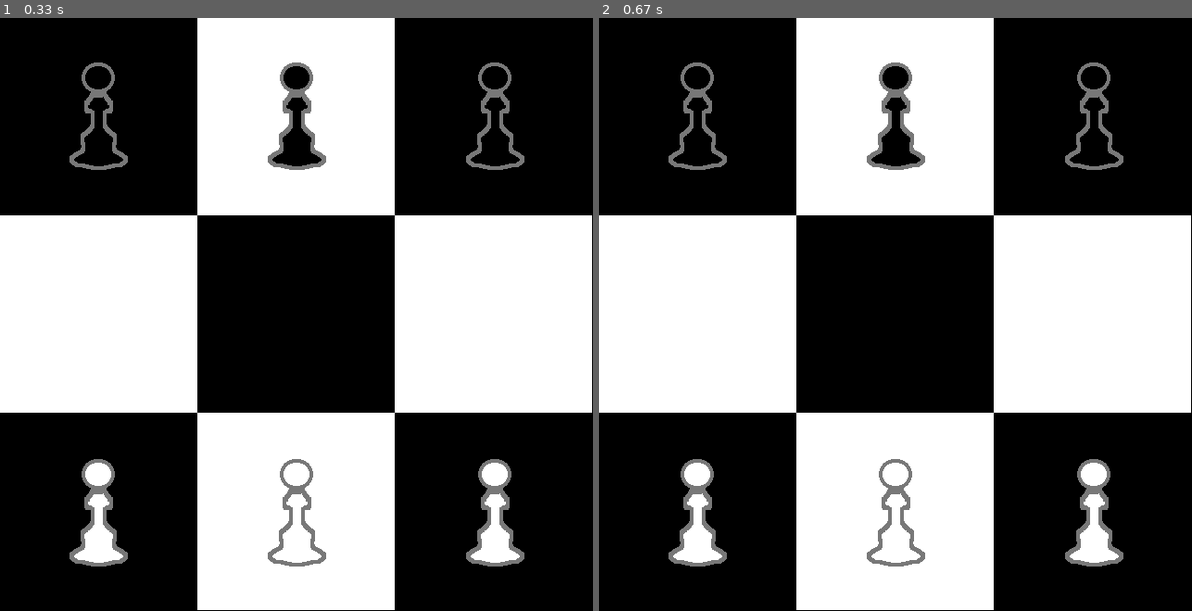
Above: before the commit, frames 1-2 (left to right).
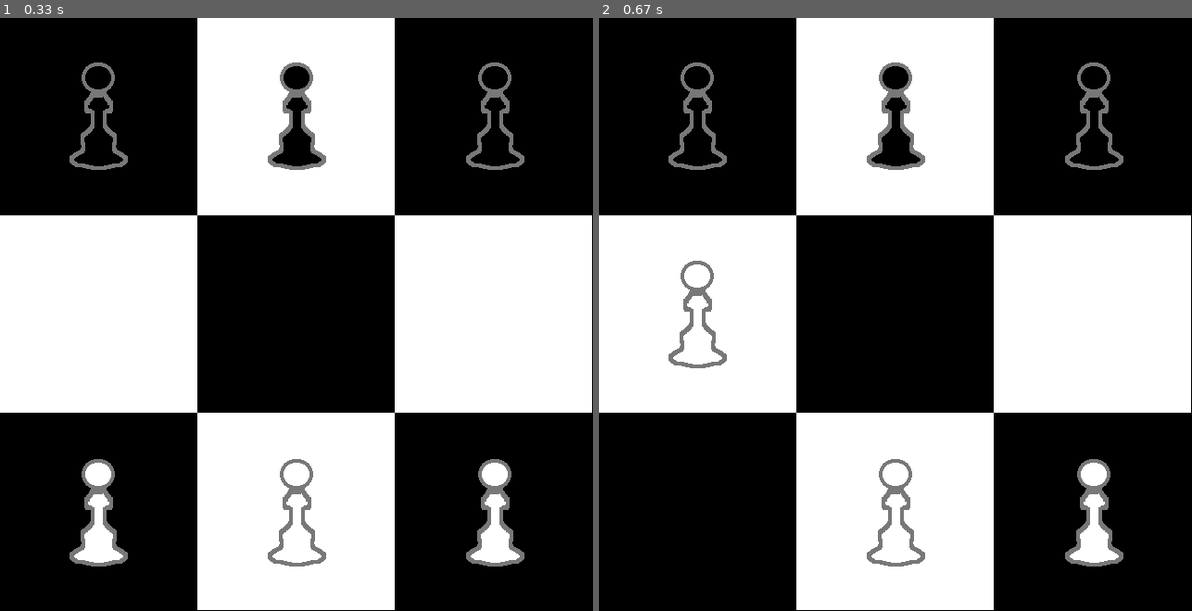
Above: after the commit, the same moments.

Repository: bryan-souza/HexaPawn
Game: pygame game, started from main.py
Two runs of this game, one before a commit and one after it. Both use one fixed random seed, a clock stepped at 60 frames per second and the inputs below.
Inputs:
- Up to frame 1 (0.33 s): no input
- Up to frame 2 (0.67 s): tap Space at 0.33 s

Frame 1 is identical in both runs. In frame 2, 1.3% of the frame differs, in the area x 11-22%, y 40-93%.

Commit message:
Added validators

Diff:
--- a/main.py
+++ b/main.py
@@ -1,4 +1,5 @@
 from objects import Pawn
+from validators import Validator
 import pygame
 import os
 
@@ -28,17 +29,29 @@
     # Create a group to store all pawns in the game
     pawns = []
 
-    # X and Y axis positions
-    x_axis = [0, 214, 428]
-    y_axis = [0, 214, 428]
+    # Please optimize this cringy pawn generator
+    pawns.append( Pawn("black", "a3"))
+    pawns.append( Pawn("black", "b3"))
+    pawns.append( Pawn("black", "c3"))
+    pawns.append( Pawn("white", "a1"))
+    pawns.append( Pawn("white", "b1"))
+    pawns.append( Pawn("white", "c1"))
 
-    # Please optimize this cringy pawn generator
-    pawns.append( Pawn("B1", "black", ( x_axis[0], y_axis[0] )) )
-    pawns.append( Pawn("B2", "black", ( x_axis[1], y_axis[0] )) )
-    pawns.append( Pawn("B3", "black", ( x_axis[2], y_axis[0] )) )
-    pawns.append( Pawn("W1", "white", ( x_axis[0], y_axis[2] )) )
-    pawns.append( Pawn("W2", "white", ( x_axis[1], y_axis[2] )) )
-    pawns.append( Pawn("W3", "white", ( x_axis[2], y_axis[2] )) )
+    # Instantiate a validator object
+    judge = Validator(pawns)
+
+    # DEBUG SESSION
+
+    move_cntr = 0
+
+    # List of movements to test the validator
+    # Whites Move, Blacks Move
+    session = [
+        'a2', 'bxa2',
+        'b2', 'a1',
+    ]
+
+    # END DEBUG SESSION
 
     # SETUP SECTION END
     while running: # Main loop
@@ -51,19 +64,23 @@
             if (event.type == pygame.QUIT):
                 running = False # Change the running state of the game
 
-            if (event.type == pygame.KEYDOWN) and (event.key == pygame.K_w):
-                print("dbg")
-                pawns[0].capture("right")
+            if ( (event.type == pygame.KEYDOWN) and (event.key == pygame.K_SPACE) ):
+                if (move_cntr < len(session)):
+                    judge.check(session[move_cntr])
+                    move_cntr += 1
 
         # Show the board on screen
         screen.blit( board, (0, 0) )
 
         # Blit all pawns to the screen
         # Python generators are faster than for loops :D
-        [ screen.blit(pawn.image, ( pawn.x, pawn.y )) for pawn in pawns ]
+        [ screen.blit(pawn.image, ( pawn.x, pawn.y )) for pawn in judge.group ]
 
         # Update the game display
         pygame.display.flip()
 
+        # Check if anyone won
+        judge.victory_validator()
+
 if __name__ == "__main__":
     main()
--- a/objects.py
+++ b/objects.py
@@ -5,31 +5,25 @@
     Put some decent documentation on me you punk
     Note: all the move validators will be stored at the ai module
     """
-    def __init__(self, id, color, start_pos):
+    def __init__(self, color, start_pos):
         pygame.sprite.Sprite.__init__(self)
-        self.id = id
-        self.start_pos = start_pos
         self.color = color
         self.image = pygame.image.load( os.path.join("sprites", color + "Pawn.png") ).convert_alpha()
-        self.x = start_pos[0]
-        self.y = start_pos[1]
+        self.move_table = {
+            "a1": [0, 428],
+            "b1": [214, 428],
+            "c1": [428, 428],
+            "a2": [0, 214],
+            "b2": [214, 214],
+            "c2": [428, 214],
+            "a3": [0, 0],
+            "b3": [214, 0],
+            "c3": [428, 0],
+        }
+        self.x, self.y = self.move_table[start_pos]
+        self.id = start_pos
 
-    def move(self):
-        """
-        Moves the pawn one square foward
-        """
-        if (self.color == "white"):
-            self.y -= 214
-        else:
-            self.y += 214
-
-    def capture(self, direction):
-        """
-        Captures a pawn at the given direction
-        (Basically moves diagonally :D)
-        """
-        self.move()
-        if (direction == 'left'):
-            self.x -= 214
-        else:
-            self.x += 214
+    # Updates the current pawn id and its position
+    def update_id(self, new_id):
+        self.x, self.y = self.move_table[new_id]
+        self.id = new_id
--- a/validators.py
+++ b/validators.py
@@ -1,4 +1,5 @@
 import pygame
+from objects import Pawn
 
 class Validator:
     """
@@ -9,46 +10,219 @@
     def __init__(self, group):
         self.group = group
         self.ids = {}
+        self.move_counter = 0
+        self.black_wins = 0
+        self.white_wins = 0
 
         # Create a dictionary containing all pawn ids
         # and its respective position in the group
-        for p in range(6):
-            self.ids.update({p: group[p].id})
-
-    # Move validator
-    def move_tester(self, pawn_id):
-        """
-        Tests if the pawn can properly move foward
-        """
-
-        # Tries to fetch the required pawn object;
-        # raises an error if the object is not found
+        for pawn in group:
+            self.ids.update({pawn.id: pawn})
+
+    # Pawn id updater
+    def __update_ids(self):
+        # Reset the id dictionary
+        self.ids = {}
+
+        # Fill the dict w/ valid pawn ids
+        for pawn in self.group:
+            self.ids.update({pawn.id: pawn})
+
+    def __move(self, pawn_id):
+        # Try to fetch the pawn object
         try:
+            # Fetch the pawn object by id
             pawn = self.ids[pawn_id]
+
+            # Get the destination square by doing some maths :D
+            destination = f'{pawn_id[0]}{ str( int(pawn_id[1]) + (1 if (pawn.color == "white") else -1) ) }'
         except KeyError:
-            print("[ERROR] Pawn id not found!")
-
-        # Create a new pawn group that doesn't contain
-        # the target pawn
-        test_group = []
-        for p in self.group:
-            if (p.id == pawn_id):
-                pass
+            print("[ERROR] Pawn not found")
+            return None
+
+        # Tests if there's any pawn in the destination square
+        test_list = [ True if (test.id == destination) else False for test in self.group ]
+
+        if ( test_list.count(True) > 0 ):
+            # Yep, there's a pawn ahead, so don't move
+            # raise a debug message
+            print("[ERROR] Can't move this pawn, there's another pawn at the destination")
+
+        else:
+            # There's no pawn ahead, so it can move
+            pawn.update_id(destination)
+            print(f"[MOVE] {destination}")
+
+    def __capture(self, pawn_id, target):
+        # Try to fetch the required objects
+        try:
+            # Fetch the pawn object by id
+            pawn = self.ids[pawn_id]
+
+            # Fetch the target pawn object by id
+            tgt = self.ids[target]
+
+        except KeyError:
+            print("[ERROR] Pawn not found")
+            return None
+
+        # Check if the pawns have different colors
+        if (pawn.color != tgt.color):
+            # Remove the target pawn
+            for p in self.group:
+                if (p.id == target):
+                    rm_index = self.group.index(p)
+                    break
             else:
-                test_group.append(p)
-
-        # Color-based testing
-        if (pawn.color == "white"):
-            # Upwards testing
-            test_list = [ True if ( (test.x == pawn.x) and (test.y == ( pawn.y -= 214 )) ) else False for test in test_group ]
+                print("[ACHIEVEMENT] You weren't supposed to do that")
+
+            self.group.pop(rm_index)
+
+            # Move the pawn to it's destination
+            pawn.update_id(target)
+
+            # Logs the movement
+            print(f'[CAPTURE] {pawn_id[0]}x{target}')
         else:
-            # Downwards testing
-            test_list = [ True if ( (test.x == pawn.x) and (test.y == ( pawn.y += 214 )) ) else False for test in test_group ]
-
-        # Check if the pawn will collide with another pawn if it moves
-        if (test_list.count(True) > 0):
-            # It will collide, return False (invalid move)
-            return False
+            print("[ERROR] The pawns have the same color")
+
+    # Reset the board state
+    def __reset(self):
+        # Clear the pawn groups
+        self.group = []
+
+        # Recreate all pawns at its initial state
+        self.group.append( Pawn("black", "a3"))
+        self.group.append( Pawn("black", "b3"))
+        self.group.append( Pawn("black", "c3"))
+        self.group.append( Pawn("white", "a1"))
+        self.group.append( Pawn("white", "b1"))
+        self.group.append( Pawn("white", "c1"))
+
+        # Update the id list
+        self.__update_ids()
+
+        # Reset the move counter
+        self.move_counter = 0
+
+    # Move decoder; transforms strings (movecode)
+    # into pawn actions
+    def check(self, movecode):
+        """
+        Pawn move decoder.
+        Checks and executes (if possible) the given movecodes;
+        raises an error if a invalid movecode is given
+
+        Conventions:
+            - [destination_square] -> Moves a pawn to the specified square
+            - [pawn_x]x[destination_square] -> Captures the pawn at the specified square
+
+        Examples:
+        a2 -> Moves a pawn to the a2 position
+        axb2 -> Pawn at a1 captures a pawn at b2
+        """
+        if ( len(movecode) == 2 ):
+            # Pawn movement
+            pawn_id = f'{movecode[0]}{int(movecode[1]) + (-1 if (self.move_counter % 2 == 0) else 1)}'
+            self.__move(pawn_id)
+            self.move_counter += 1
+            self.__update_ids()
+
+        elif ( len(movecode) == 4 ):
+            # Pawn capture
+            pawn_id = f'{movecode[0]}{int(movecode[3]) + (-1 if (self.move_counter % 2 == 0) else 1)}'
+            target = f'{movecode[2]}{movecode[3]}'
+            self.__capture(pawn_id, target)
+            self.move_counter += 1
+            self.__update_ids()
+
         else:
-            # It won't collide, return True (valid move)
-            return True
+            print("[ERROR] Invalid movecode")
+
+    # Checks if any of the sides have won
+    # Resets the game if a victory is detected
+    def victory_validator(self):
+        """
+        Da Rules:
+          You (Whites) win if:
+            A: Cross the board first
+            B: Capture all my pawns
+
+          I (Blacks) win if:
+            A: Cross the board first
+            B: Capture all of your pawns
+            C: There's no valid movement left
+        """
+        # Check if any pawn crossed the board
+        for k, v in self.ids.items():
+            # Check if any black pawn crossed the board
+            if (k in ['a1', 'b1', 'c1'] and v.color == 'black'):
+                print("[VICTORY] Blacks win")
+                self.black_wins += 1
+                self.__reset()
+                return None
+
+            # Check if any white pawn crossed the board
+            if (k in ['a3', 'b3', 'c3'] and v.color == 'white'):
+                print("[VICTORY] Whites win")
+                self.white_wins += 1
+                self.__reset()
+                return None
+
+        # Check if there's only one pawn color present in the board
+        colors = [ pawn.color for pawn in self.group ]
+        if (colors.count('white') == 0):
+            print("[VICTORY] Black win")
+            self.black_wins += 1
+            self.__reset()
+            return None
+
+        if (colors.count('black') == 0):
+            print("[VICTORY] Whites win")
+            self.white_wins += 1
+            self.__reset()
+            return None
+
+        # Check if there's any valid movement left
+        states = []
+        for pawn in self.group:
+            # Check for movementation
+            if ( list(self.ids.keys()).count(f'{pawn.id[0]}{int(pawn.id[1]) + (1 if (pawn.color == "white") else - 1)}') > 0 ):
+                # Can't move, False
+                # Check for possible captures
+
+                # Column capture resolver
+                col_dict = {
+                    "a": ["b"],
+                    "b": ["a", "c"],
+                    "c": ["b"]
+                }
+
+                # Counts how many pawns the selected pawn can't capture
+                exception_cntr = 0
+
+                # Checks for pawn objects at the target positions
+                for col in col_dict[ pawn.id[0] ]:
+                    try:
+                        obj = self.ids[f'{col}{int(pawn.id[1]) + (1 if (pawn.color == "white") else - 1)}']
+                    except:
+                        exception_cntr += 1
+
+                # If the exception counter = the length of testable columns
+                # this means that the selected pawn can't capture any pawn
+                if (exception_cntr == len(col_dict[ pawn.id[0] ])):
+                    # Can't capture, False
+                    states.append(False)
+                else:
+                    # Can capture, return True
+                    states.append(True)
+            else:
+                # Can move, so there's a valid movement, True
+                states.append(True)
+
+        # Finally, checks if there's no valid movement left
+        if (states.count(True) == 0):
+            print("[VICTORY] Blacks win")
+            self.black_wins += 1
+            self.__reset()
+            return None
